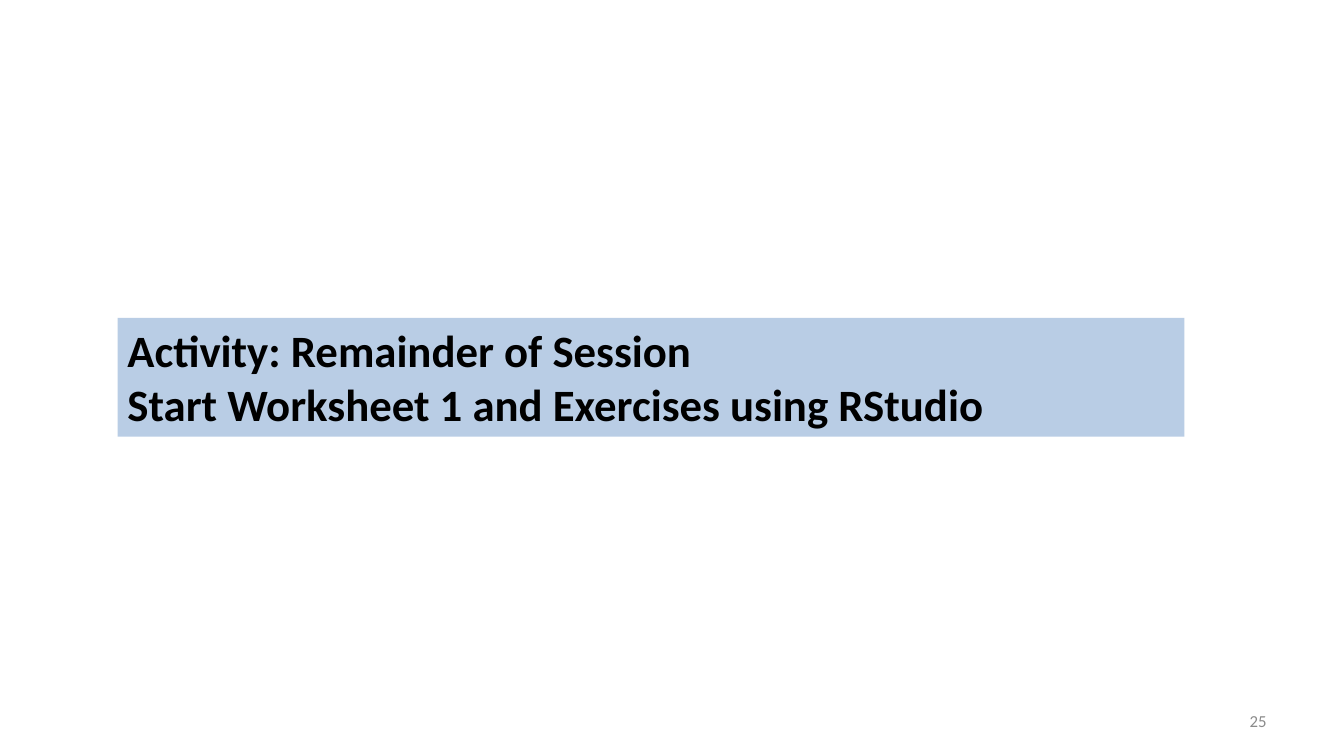
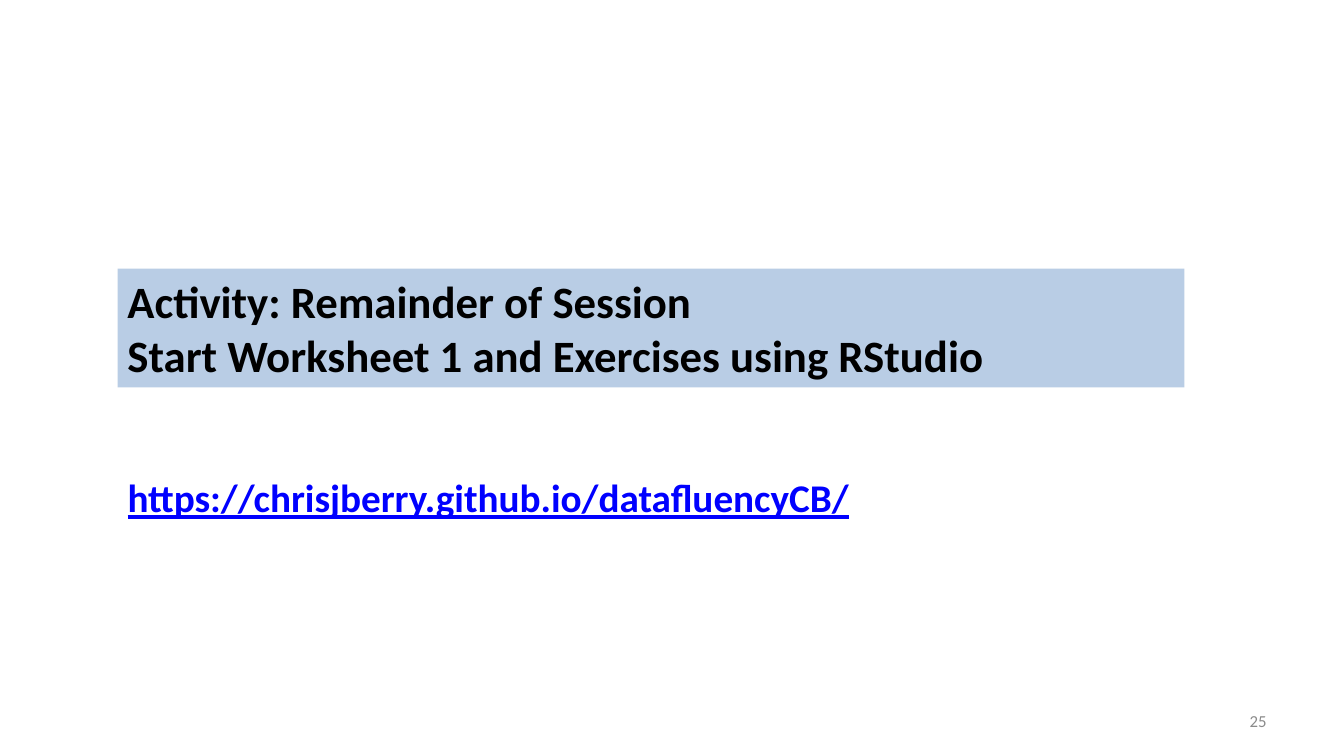
Before and after one commit to chrisjberry/datafluencyCB, a slide deck: slide 25 of docs/slides/PSYC753_L1_SimpleRegression.pptx. Drawn at 1344x756 pixels with LibreOffice and Linux fonts; fonts in the diff are those of the drawing. Boxes give left, top, right and bottom in pixels: in the first picture for what was removed or moved away, otherwise in the second. Text is boxed around its words. In the diff, an @@ line names an element or a change of style, - is before the commit and + after.

```diff
--- a/docs/slides/PSYC753_L1_SimpleRegression.pptx
+++ b/docs/slides/PSYC753_L1_SimpleRegression.pptx
@@ rectangle "Activity: Remainder of Session": place and size @@
-rectangle "Activity: Remainder of Session" at <box>118,319,1185,438</box>
+rectangle "Activity: Remainder of Session" at <box>118,269,1185,388</box>
@@ text added at <box>128,484,849,519</box>, 28 pt, text #0000FF, bold, underline @@
+https://chrisjberry.github.io/datafluencyCB/
```
Also in this commit, not shown: 2 other slides changed.
